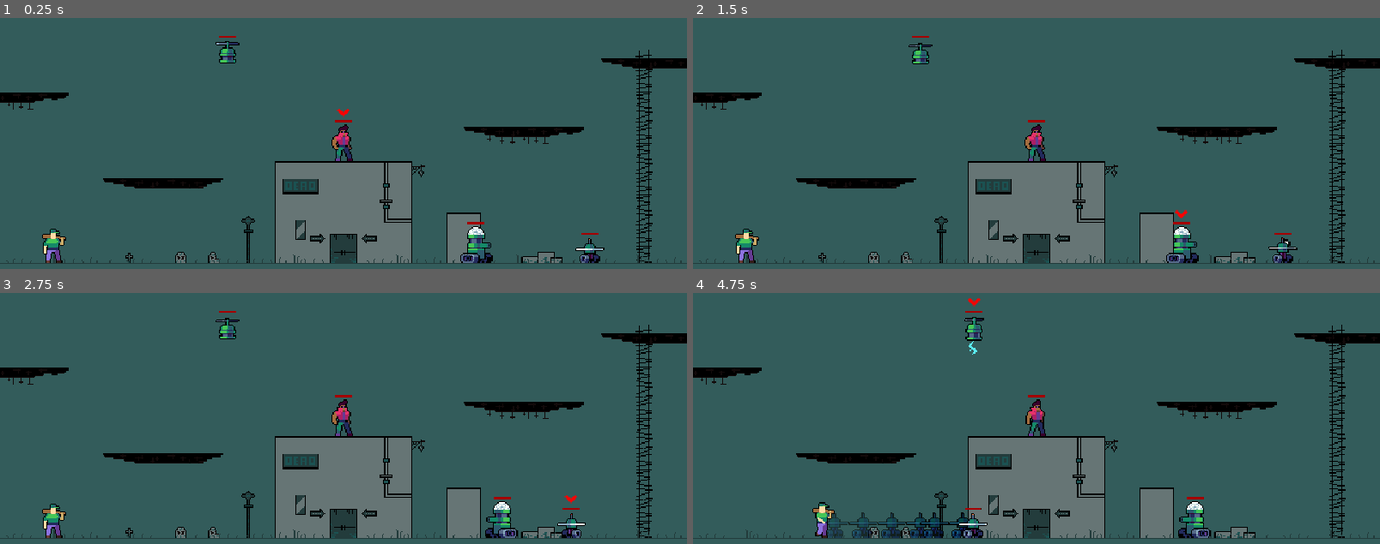
Above: before the commit, frames 1-4 (two rows, left to right).
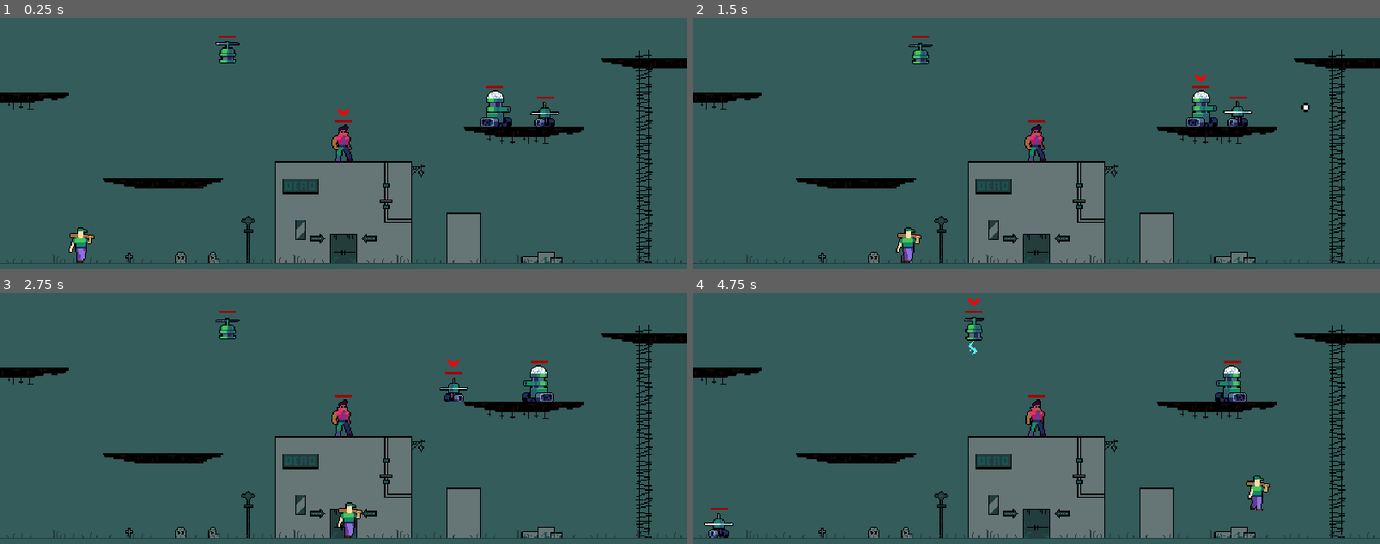
Above: after the commit, the same moments.

Repository: ericvennemeyer/taqueria-ultima
Game: Godot game, scene res://Scenes/world.tscn
The game is run twice, just before and just after one commit, with the same random seed, the same clock (stepped at 60 frames per second) and the same inputs.
Inputs:
- Up to frame 1 (0.25 s): no input
- Up to frame 2 (1.5 s): tap Enter (change_player) at 0.5 s; hold K (attack) 0.53-1.28 s; hold D (move_right) from 0.53 s (still down); tap Space (jump) at 0.77 s; tap K (attack) at 1.35 s
- Up to frame 3 (2.75 s): tap Space (jump) at 1.52 s; release D (move_right) at 2.03 s; hold A (move_left) from 2.03 s (still down); hold K (attack) from 2.03 s (still down); tap Enter (change_player) at 2.1 s
- Up to frame 4 (4.75 s): release K (attack) at 2.78 s; tap K (attack) at 2.85, 4.55 s; tap Space (jump) at 3.02, 3.77, 4.52 s; hold K (attack) 3.53-4.28 s; release A (move_left) at 4.28 s; hold D (move_right) from 4.28 s (still down); tap Enter (change_player) at 4.35 s

The runs differ from the first frame. In frame 1, 1.8% of the frame differs, in the area x 6-88%, y 26-98%; in frame 2, 2.0%; in frame 3, 1.9%; in frame 4, 2.8%, in the area x 1-84%, y 26-98%.
Error after the commit: Invalid assignment of property or key 'is_active' with value of type 'bool' on a base object of type 'Area2D (HitboxComponent)'. (res://Scripts/drone_bot.gd:48)

Commit message:
Change default enemy behavior to run and turn at screen edge. Tweaks to bot scripts during hurt.

Diff:
--- a/Components/border_bounce_component.gd
+++ b/Components/border_bounce_component.gd
@@ -1,6 +1,8 @@
 # Give the component a class name so it can be instanced as a custom node
 class_name BorderBounceComponent
 extends Node
+
+signal bounce
 
 # The margin is used to allow actors to bounce before reaching the edge of the border
 @export var margin: = 8
@@ -28,6 +30,7 @@
 		# This wall normal is the direction of the face of the wall
 		# (it's a bit counter intuitive but a wall on the left would have a wall face with a normal of RIGHT)
 		actor.velocity = actor.velocity.bounce(Vector2.RIGHT)
+		bounce.emit()
 	# If the actor's x position is greater than the right border plus the margin,
 	# bounce off the right side of the screen
 	elif actor.global_position.x > right_border - margin:
@@ -37,6 +40,7 @@
 		# This wall normal is the direction of the face of the wall
 		# (it's a bit counter intuitive but a wall on the right would have a wall face with a normal of LEFT)
 		actor.velocity = actor.velocity.bounce(Vector2.LEFT)
+		bounce.emit()
 	elif actor.global_position.y < top_border + margin * 3:
 		actor.global_position.y = top_border + margin * 3
 		actor.velocity = actor.velocity.bounce(Vector2.DOWN)
--- a/Components/hitbox_component.gd
+++ b/Components/hitbox_component.gd
@@ -8,19 +8,17 @@
 # Create a signal for when the hitbox hits a hurtbox
 signal hit_hurtbox(hurtbox)
 
-var is_active = true
 
 func _ready():
 	# Connect on area entered to our hurtbox entered function
 	area_entered.connect(_on_hurtbox_entered)
 
 func _on_hurtbox_entered(hurtbox: HurtboxComponent):
-	if is_active:
-		# Make sure the area we are overlapping is a hurtbox
-		if not hurtbox is HurtboxComponent: return
-		# Make sure the hurtbox isn't invincible
-		if hurtbox.is_invincible: return
-		# Signal out that we hit a hurtbox (this is useful for destroying projectiles when they hit something)
-		hit_hurtbox.emit(hurtbox)
-		# Have the hurtbox signal out that it was hit
-		hurtbox.hurt.emit(self)
+	# Make sure the area we are overlapping is a hurtbox
+	if not hurtbox is HurtboxComponent: return
+	# Make sure the hurtbox isn't invincible
+	if hurtbox.is_invincible: return
+	# Signal out that we hit a hurtbox (this is useful for destroying projectiles when they hit something)
+	hit_hurtbox.emit(hurtbox)
+	# Have the hurtbox signal out that it was hit
+	hurtbox.hurt.emit(self)
--- a/Scenes/enemy.tscn
+++ b/Scenes/enemy.tscn
@@ -13,6 +13,7 @@
 [ext_resource type="Script" path="res://Components/spawner_component.gd" id="7_bnst4"]
 [ext_resource type="Script" path="res://Components/hitbox_component.gd" id="7_rks6y"]
 [ext_resource type="PackedScene" uid="uid://bnct4qkyw47hw" path="res://Scenes/explosion_effect.tscn" id="8_w3tky"]
+[ext_resource type="Script" path="res://Components/border_bounce_component.gd" id="14_r5ys2"]
 
 [sub_resource type="RectangleShape2D" id="RectangleShape2D_jtlig"]
 size = Vector2(16, 31)
@@ -293,17 +294,16 @@
 size = Vector2(20, 14)
 
 [sub_resource type="CircleShape2D" id="CircleShape2D_bu35a"]
-radius = 155.003
+radius = 42.0119
 
 [sub_resource type="RectangleShape2D" id="RectangleShape2D_d8upa"]
 size = Vector2(21, 32)
 
-[node name="Enemy" type="CharacterBody2D" node_paths=PackedStringArray("hurtbox_component")]
+[node name="Enemy" type="CharacterBody2D"]
 z_index = 5
 collision_layer = 4
 collision_mask = 3
 script = ExtResource("1_i0bmw")
-hurtbox_component = NodePath("HurtboxComponent")
 
 [node name="CollisionShape2D" type="CollisionShape2D" parent="."]
 position = Vector2(0, -15.5)
@@ -345,8 +345,7 @@
 collision_mask = 2
 
 [node name="CollisionShape2D" type="CollisionShape2D" parent="PlayerDetectionRadius"]
-visible = false
-position = Vector2(0, -32)
+position = Vector2(0, -16)
 shape = SubResource("CircleShape2D_bu35a")
 
 [node name="RayCastLeft" type="RayCast2D" parent="."]
@@ -385,6 +384,10 @@
 script = ExtResource("7_bnst4")
 scene = ExtResource("8_w3tky")
 
+[node name="BorderBounceComponent" type="Node" parent="." node_paths=PackedStringArray("actor")]
+script = ExtResource("14_r5ys2")
+actor = NodePath("..")
+
 [connection signal="animation_finished" from="AnimationPlayer" to="." method="_on_animation_player_animation_finished"]
 [connection signal="body_entered" from="AttackDetectionZone" to="." method="_on_attack_detection_zone_body_entered"]
 [connection signal="body_exited" from="AttackDetectionZone" to="." method="_on_attack_detection_zone_body_exited"]
--- a/Scenes/player.tscn
+++ b/Scenes/player.tscn
@@ -935,8 +935,9 @@
 
 [node name="MainSprite" type="Sprite2D" parent="Sprites"]
 position = Vector2(10, -24)
-texture = ExtResource("3_shtly")
-hframes = 4
+texture = ExtResource("12_8fl7w")
+hframes = 6
+frame = 5
 
 [node name="SpawnerComponent" type="Node2D" parent="Sprites"]
 position = Vector2(31, -26)
--- a/Scenes/world.tscn
+++ b/Scenes/world.tscn
@@ -216,8 +216,6 @@
 6:12/0 = 0
 6:12/0/physics_layer_0/polygon_0/points = PackedVector2Array(-8, 7, 8, 7, 8, 8, -8, 8)
 7:12/0 = 0
-7:12/0/physics_layer_0/polygon_0/points = PackedVector2Array(-5, -8, 4, -8, 4, -5, -5, -5)
-7:12/0/physics_layer_0/polygon_0/one_way = true
 8:12/0 = 0
 9:12/0 = 0
 10:12/0 = 0
@@ -654,19 +652,18 @@
 position = Vector2(320, 240)
 
 [node name="TankBot" parent="Player-Controlled" instance=ExtResource("7_7je4c")]
-position = Vector2(443, 335)
+position = Vector2(461, 208)
 
 [node name="SliceBot" parent="Player-Controlled" instance=ExtResource("8_kg5sa")]
-position = Vector2(550, 335)
+position = Vector2(508, 208)
 
 [node name="DroneBot" parent="Player-Controlled" instance=ExtResource("5_mxkri")]
 position = Vector2(212, 152)
 
 [node name="Enemies" type="Node" parent="."]
 
-[node name="Enemy" parent="Enemies" node_paths=PackedStringArray("hurtbox_component") instance=ExtResource("6_k62o8")]
+[node name="Enemy" parent="Enemies" instance=ExtResource("6_k62o8")]
 position = Vector2(50, 335)
-hurtbox_component = NodePath("HurtboxComponent")
 
 [node name="Ladders" type="Node" parent="."]
 
--- a/Scripts/enemy.gd
+++ b/Scripts/enemy.gd
@@ -1,11 +1,10 @@
 class_name Enemy
 extends CharacterBody2D
 
-const SPEED = 200.0
-const JUMP_VELOCITY = -400.0
+const SPEED = 100.0
+const JUMP_VELOCITY = -300.0
 
-@onready var sprites: Node2D = $Sprites
-@export var hurtbox_component: HurtboxComponent
+@export var run_direction = 1
 
 var player
 var is_active = true
@@ -14,10 +13,16 @@
 @onready var ray_cast_right: RayCast2D = $RayCastRight
 @onready var ray_cast_left: RayCast2D = $RayCastLeft
 @onready var animation_player: AnimationPlayer = $AnimationPlayer
+@onready var sprites: Node2D = $Sprites
+@onready var hurtbox_component: HurtboxComponent = $HurtboxComponent
+@onready var border_bounce_component: BorderBounceComponent = $BorderBounceComponent
 
 
 func _ready() -> void:
 	hurtbox_component.hurt.connect(handle_hurt.unbind(1))
+	border_bounce_component.bounce.connect(func():
+			run_direction *= -1
+	)
 
 
 func _physics_process(delta: float) -> void:
@@ -32,13 +37,16 @@
 
 		if player:
 			velocity.x = position.direction_to(player.position).x * SPEED
+		else:
+			velocity.x = run_direction * SPEED
+
+		if velocity.x != 0.0:
 			if velocity.x > 0.0:
 				sprites.scale.x = 1
 			elif velocity.x < 0.0:
 				sprites.scale.x = -1
 			animation_player.play("walk")
 		else:
-			velocity.x = 0.0
 			animation_player.play("idle")
 
 	move_and_slide()
@@ -63,12 +71,15 @@
 	if anim_name == "hurt":
 		is_active = true
 		hurtbox_component.is_invincible = false
+	elif anim_name == "death":
+		set_collision_layer_value(3, false)
 
 
 func _on_attack_detection_zone_body_entered(body: Node2D) -> void:
-	is_active = false
-	velocity.x = 0.0
-	animation_player.play("attack")
+	if is_alive and body.is_alive:
+		is_active = false
+		velocity.x = 0.0
+		animation_player.play("attack")
 
 
 func _on_attack_detection_zone_body_exited(body: Node2D) -> void:
--- a/Scripts/player.gd
+++ b/Scripts/player.gd
@@ -101,7 +101,7 @@
 
 
 func handle_hurt():
-	is_active = false
+	#is_active = false
 	if is_alive:
 		hurtbox_component.is_invincible = true
 		animation_player.play("hurt")
@@ -156,5 +156,5 @@
 
 func _on_animation_player_animation_finished(anim_name: StringName) -> void:
 	if anim_name == "hurt":
-		is_active = true
+		#is_active = true
 		hurtbox_component.is_invincible = false
--- a/Scripts/slice_bot.gd
+++ b/Scripts/slice_bot.gd
@@ -68,7 +68,7 @@
 
 
 func handle_hurt():
-	is_active = false
+	#is_active = false
 	if is_alive:
 		hurtbox_component.is_invincible = true
 		animation_player.play("hurt")
@@ -97,5 +97,5 @@
 
 func _on_animation_player_animation_finished(anim_name: StringName) -> void:
 	if anim_name == "hurt":
-		is_active = true
+		#is_active = true
 		hurtbox_component.is_invincible = false
--- a/Scripts/tank_bot.gd
+++ b/Scripts/tank_bot.gd
@@ -61,9 +61,9 @@
 
 
 func handle_hurt():
-	is_active = false
+	#is_active = false
 	if is_alive:
-		hurtbox_component.is_invincible = true
+		#hurtbox_component.is_invincible = true
 		animation_player.play("hurt")
 
 
@@ -90,5 +90,5 @@
 
 func _on_animation_player_animation_finished(anim_name: StringName) -> void:
 	if anim_name == "hurt":
-		is_active = true
+		#is_active = true
 		hurtbox_component.is_invincible = false
Not shown: 1 places in Scenes/enemy.tscn that only renumber resources
